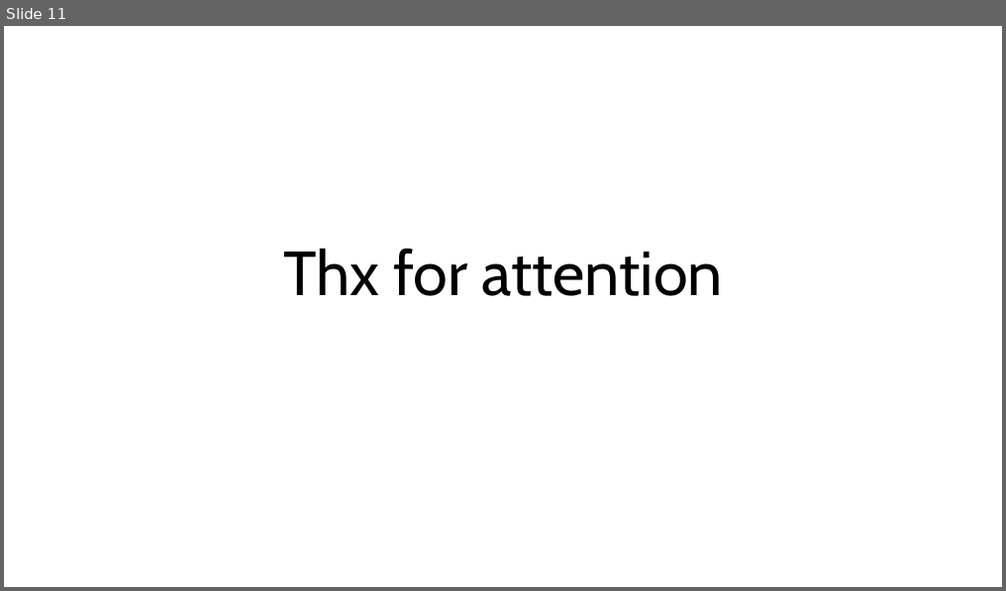
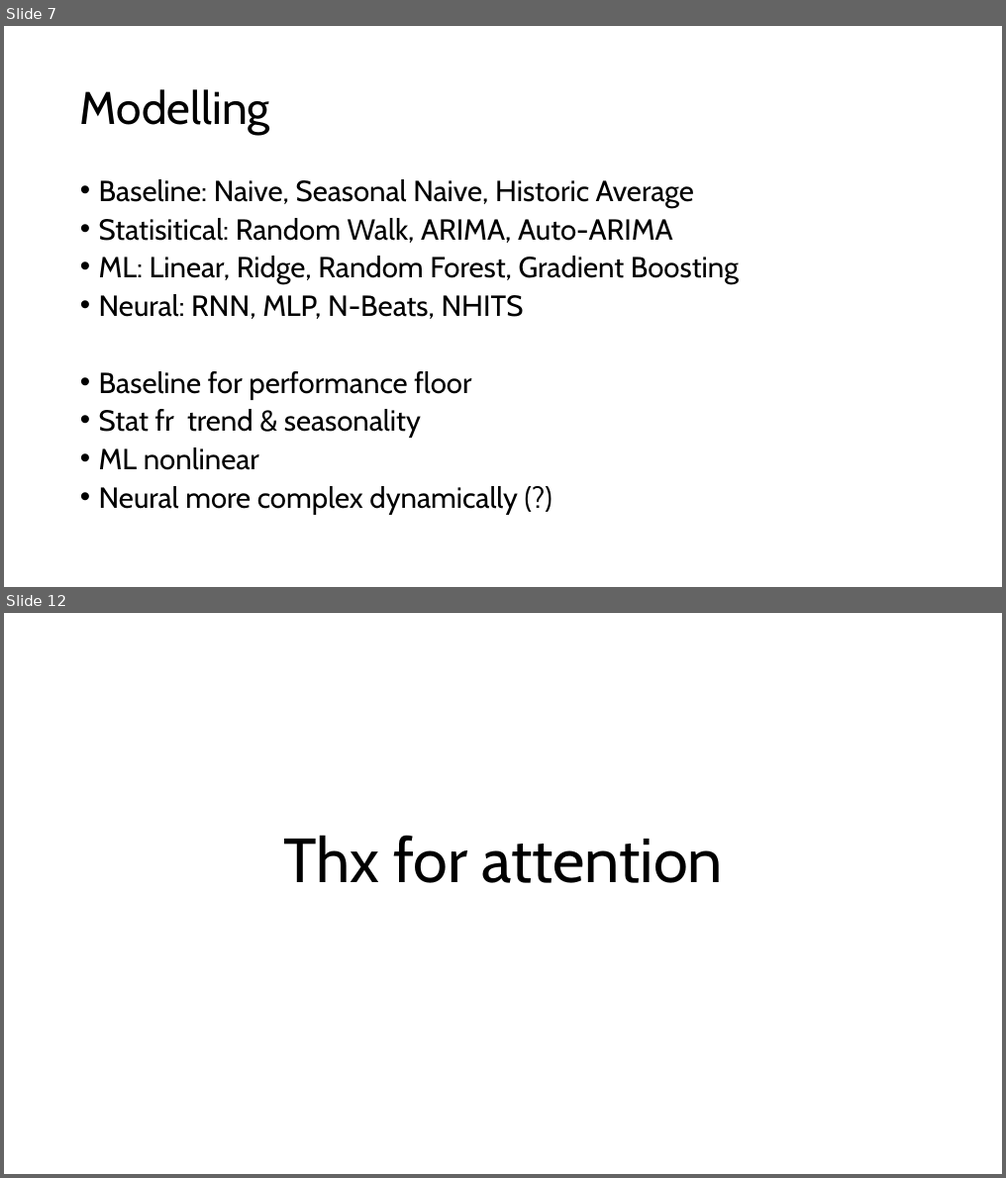
Before and after one commit to andreasranzmaier/TIS3-Fitzgerald, a slide deck: PitchDeck.pptx. Shown one above the other, each under a label of ours: slide 11 before the commit, slides 7 and 12 after it; the slides between them are not shown. The pictures are 1006x591 and 1006x1178 pixels, drawn with LibreOffice and Linux fonts; fonts in the diff are those of the drawing. Boxes give left, top, right and bottom in pixels: in the first picture for what was removed or moved away, otherwise in the second. Text is boxed around its words. In the diff, an @@ line names an element or a change of style, - is before the commit and + after.

```diff
--- a/PitchDeck.pptx
+++ b/PitchDeck.pptx
@@ slide 7 added at bbox=[4, 26, 1002, 587], background #FFFFFF @@
@@ title added at bbox=[80, 89, 270, 135], 44 pt, text #000000 @@
+Modelling
@@ text added at bbox=[99, 179, 739, 515], 28 pt, text #000000 @@
+• Baseline: Naive, Seasonal Naive, Historic Average
+• Statisitical: Random Walk, ARIMA, Auto-ARIMA
+• ML: Linear, Ridge, Random Forest, Gradient Boosting
+• Neural: RNN, MLP, N-Beats, NHITS
+• Baseline for performance floor
+• Stat fr trend & seasonality
+• ML nonlinear
+• Neural more complex dynamically (?)
@@ what was slide 11 is now slide 12 @@
```
Also in this commit, not shown: 5 slides changed, 5 other slides added, 5 slides removed.
